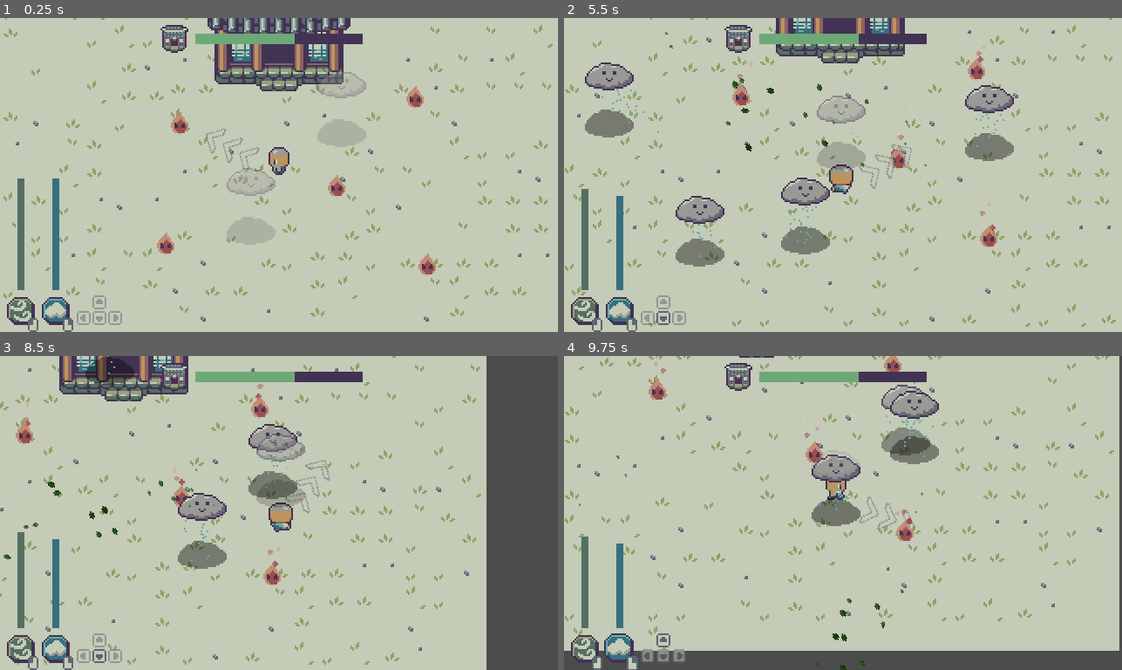
Above: before the commit, frames 1-4 (two rows, left to right).
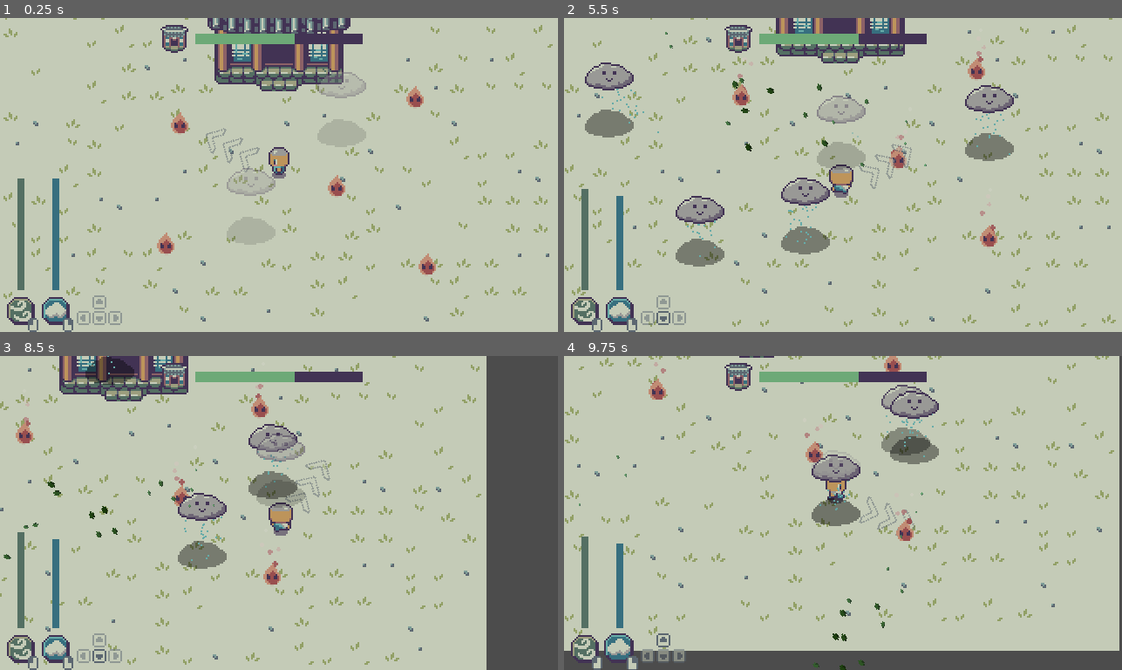
Above: after the commit, the same moments.

Repository: Boyquotes/cloud-keeper
Game: Godot game, scene res://Main.tscn
Same seed, same stepped clock (60 frames per second), same inputs: the game is played once before the commit and once after it.
Inputs (mouse positions are in pixels of both pictures, inside the frame that each line leads up to):
- Up to frame 1 (0.25 s): no input
- Up to frame 2 (5.5 s): move the mouse to (965, 159) at 0.52 s; hold D (move_right) 0.53-1.28 s; tap Space (spawn_cloud) every 1.5 s from 0.6 to 5.1 s; move the mouse to (731, 190) at 1.27 s; hold S (move_down) 1.28-2.03 s; click (731, 190) at 1.35 s; move the mouse to (898, 105) at 2.02 s; hold D (move_right) 2.03-2.78 s; move the mouse to (815, 237) at 2.77 s; hold W (move_up) 2.78-3.53 s; click (815, 237) at 2.85 s; move the mouse to (1010, 222) at 3.52 s; hold A (move_left) 3.53-5.03 s; move the mouse to (675, 127) at 4.27 s; click (675, 127) at 4.35 s; move the mouse to (870, 175) at 5.02 s; hold S (move_down) from 5.03 s (still down)
- Up to frame 3 (8.5 s): move the mouse to (195, 434) at 5.77 s; release S (move_down) at 5.78 s; hold D (move_right) 5.78-6.53 s; click (195, 434) at 5.85 s; move the mouse to (401, 497) at 6.52 s; hold W (move_up) 6.53-7.28 s; tap Space (spawn_cloud) at 6.6, 8.1 s; move the mouse to (167, 528) at 7.27 s; hold D (move_right) 7.28-8.03 s; click (167, 528) at 7.35 s; move the mouse to (334, 443) at 8.02 s; hold S (move_down) from 8.03 s (still down)
- Up to frame 4 (9.75 s): move the mouse to (815, 575) at 8.77 s; release S (move_down) at 8.78 s; hold A (move_left) 8.78-9.53 s; click (815, 575) at 8.85 s; move the mouse to (1010, 560) at 9.52 s; hold W (move_up) from 9.53 s (still down); tap Space (spawn_cloud) at 9.6 s

The runs differ from the first frame. In frame 1, less than 0.1% of the frame differs, in the area x 48-52%, y 49-52%; in frame 2, less than 0.1%, in the area x 48-51%, y 55-58%; in frame 3, less than 0.1%; in frame 4, less than 0.1%.

Commit message:
Added player shadow

Diff:
--- a/src/scenes/player/Player.tscn
+++ b/src/scenes/player/Player.tscn
@@ -1,8 +1,9 @@
-[gd_scene load_steps=14 format=2]
+[gd_scene load_steps=15 format=2]
 
 [ext_resource path="res://scenes/player/Player.gd" type="Script" id=1]
 [ext_resource path="res://scenes/player/player_spritesheet.png" type="Texture" id=2]
 [ext_resource path="res://scenes/player/WindArea.tscn" type="PackedScene" id=3]
+[ext_resource path="res://scenes/player/player_shadow.png" type="Texture" id=4]
 
 [sub_resource type="CircleShape2D" id=6]
 radius = 5.0
@@ -163,6 +164,10 @@
 
 [node name="CollisionShape2D" type="CollisionShape2D" parent="."]
 shape = SubResource( 6 )
+
+[node name="Shadow" type="Sprite" parent="."]
+self_modulate = Color( 0.262745, 0.203922, 0.333333, 0.588235 )
+texture = ExtResource( 4 )
 
 [node name="Sprite" type="Sprite" parent="."]
 position = Vector2( 0, -8 )
Binary file added: src/scenes/player/player_shadow.png
Not shown, added: src/scenes/player/player_shadow.png.import
